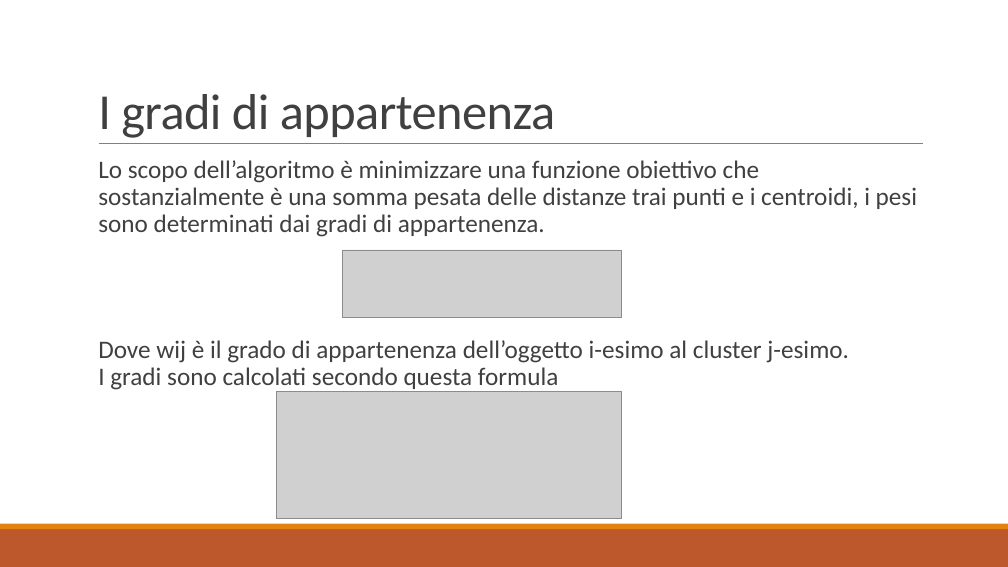
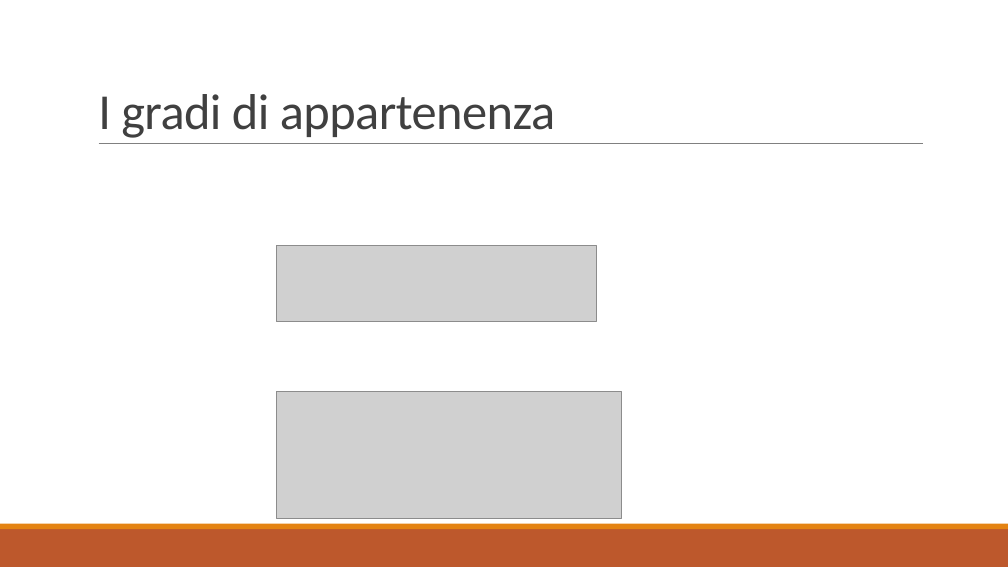
Before and after one commit to Gallo00/progettoDM, a slide deck: slide 19 of relazione.pptx. Drawn at 1008x567 pixels with LibreOffice and Linux fonts; fonts in the diff are those of the drawing; grey boxes stand for pictures. Boxes give left, top, right and bottom in pixels: in the first picture for what was removed or moved away, otherwise in the second. Text is boxed around its words. In the diff, an @@ line names an element or a change of style, - is before the commit and + after.

```diff
--- a/relazione.pptx
+++ b/relazione.pptx
@@ text removed at [98,160,917,392] @@
-  Lo scopo dell’algoritmo è minimizzare una funzione obiettivo che sostanzialmente è una somma pesata delle distanze trai punti e i centroidi, i pesi sono determinati dai gradi di appartenenza.
-  Dove wij è il grado di appartenenza dell’oggetto i-esimo al cluster j-esimo.
-  I gradi sono calcolati secondo questa formula
@@ picture: place and size @@
-picture at [343,250,622,318]
+picture at [277,245,597,322]
```
Also in this commit, not shown: 9 other slides changed, 7 other files.
